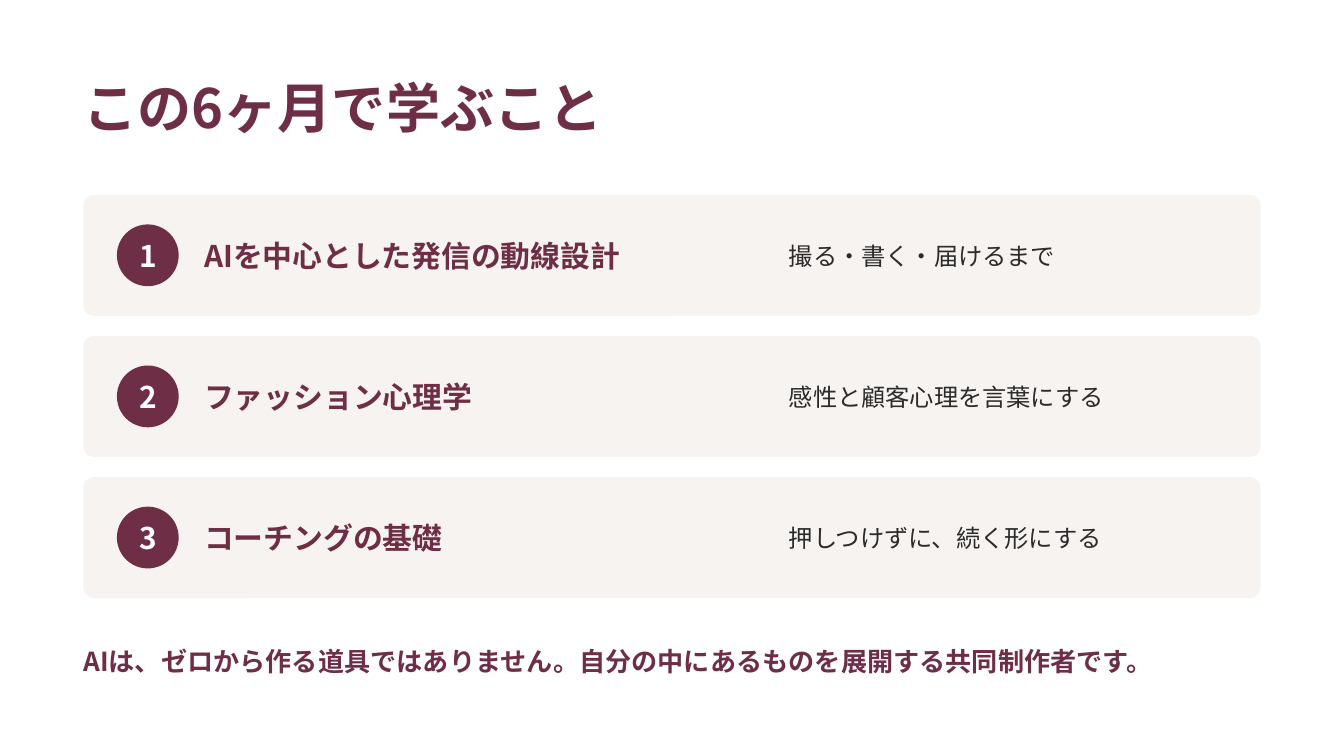
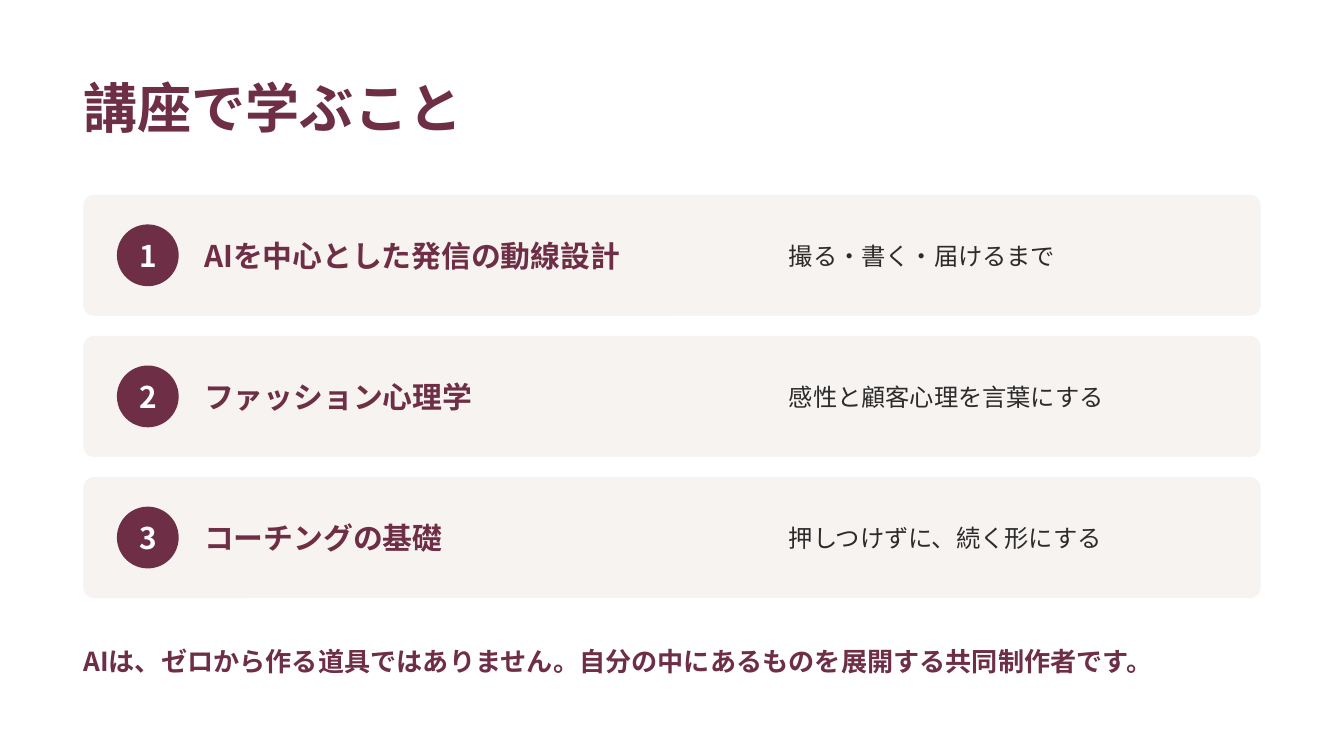
Before and after one commit to fashio17/potential-lamp, a slide deck: slide 17 of 運用/スライド/説明会_20260916.pptx. Drawn at 1344x756 pixels with LibreOffice and Linux fonts; fonts in the diff are those of the drawing. Boxes give left, top, right and bottom in pixels: in the first picture for what was removed or moved away, otherwise in the second. Text is boxed around its words. In the diff, an @@ line names an element or a change of style, - is before the commit and + after.

```diff
--- a/運用/スライド/説明会_20260916.pptx
+++ b/運用/スライド/説明会_20260916.pptx
@@ text at (x1=83, y1=81, x2=462, y2=133): text changed @@
-この6ヶ月で学ぶこと
+講座で学ぶこと
```
Also in this commit, not shown: 7 other slides changed, 2 slides added, 2 slides removed, 2 other files.
